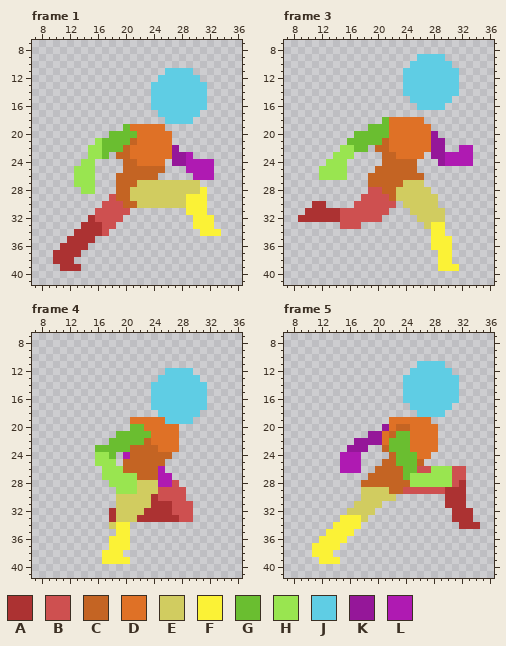
Two states of a pixel-art file, Assets/Art/Pixel Art Character Asset Packs 1-4 (final)/Asset Packs 1-4 (final)/Asset Pack-V1/Aseprite Files/Player/run cycle 48x48.aseprite. This is how it looked before the edit.
48x48 pixels, 8 frames. Shown: frame 1: x 7..36, y 7..41; frame 3: x 7..36, y 7..41; frame 4: x 7..36, y 7..41; frame 5: x 7..36, y 7..41. The commit also changed other frames, which this record leaves out.
Visible layers, top first: "Head", "Front Hand", "Torso", "Front Leg", "Back Hand", "Back Leg".
Palette (. is transparent): A #ac3232  B #ce5050  C #c46423  D #df7126  E #d1cc60  F #fbf236  G #6abe30  H #99e550  J #5fcde4  K #951799  L #af1ab2
Pixels before, frame 1, first column x 10:
11 ................JJJJ....
12 ...............JJJJJJ...
13 ..............JJJJJJJJ..
14 ..............JJJJJJJJ..
15 ..............JJJJJJJJ..
16 ..............JJJJJJJJ..
17 ...............JJJJJJ...
18 ................JJJJ....
19 ..........GDDDDD........
20 ........GGGGDDDDD.......
21 ......HGGGGCDDDDD.......
22 .....HHGGGCDDDDDDK......
23 .....HHG.CCDDDDDDKKL....
24 ....HH....CCDDDD.KKLLLL.
25 ...HHH....CCCCCC...LLLL.
26 ...HHH...CCCCCC.....LLL.
27 ...HHH...CCCEEEEEEEEE...
28 ....HH...CCEEEEEEEEEEF..
29 ........BCCEEEEEEEEFFF..
30 .......BBBCCEEEEEEEFFF..
31 ......BBBBB........FFF..
32 .....ABBBB..........FFF.
33 ....AAABB...........FFF.
34 ...AAAAB.............FFF
35 ..AAAA..................
36 .AAAA...................
37 AAAA....................
38 AAA.....................
39 .AAA....................
Pixels before, frame 3, first column x 9:
 9 .................JJJJ....
10 ................JJJJJJ...
11 ...............JJJJJJJJ..
12 ...............JJJJJJJJ..
13 ...............JJJJJJJJ..
14 ...............JJJJJJJJ..
15 ................JJJJJJ...
16 .................JJJJ....
17 .........................
18 ............GDDDDD.......
19 ..........GGGDDDDDD......
20 ........GGGGGDDDDDDK.....
21 .......GGGGGCDDDDDDKK....
22 ......HHGG.CCDDDDDDKK..LL
23 .....HHH....CCDDDD.KKLLLL
24 ....HHH.....CCCCC...KLLLL
25 ...HHHH....CCCCCC........
26 ...HHHH...CCCCCCCC.......
27 ..........CCCCCEEE.......
28 ..........BBCCEEEEE......
29 .........BBBBCEEEEEE.....
30 ..AA....BBBBBB.EEEEE.....
31 .AAAAABBBBBBB...EEEEE....
32 AAAAAABBBBBB.....EEEE....
33 ......BBB.........EFF....
34 ...................FF....
35 ...................FFF...
36 ...................FFF...
37 ....................FF...
38 ....................FF...
39 ....................FFF..
Pixels before, frame 4, first column x 16:
12 ..........JJJJ..
13 .........JJJJJJ.
14 ........JJJJJJJJ
15 ........JJJJJJJJ
16 ........JJJJJJJJ
17 ........JJJJJJJJ
18 .........JJJJJJ.
19 .....DDDDDJJJJ..
20 .....GGDDDDD....
21 ...GGGGGDDDD....
22 ..GGGGGCDDDD....
23 GGGGGCCCCDDD....
24 HHG.LCCCCCC.....
25 HHH.CCCCCC......
26 .HHHCCCCCL......
27 .HHHHHCCCLL.....
28 ..HHHHEEELLB....
29 ...HHHEEEBBBB...
30 ...EEEEEABBBB...
31 ...EEEEEAAABBB..
32 ..AEEEEAAAABBB..
33 ..AEEEAAAAAABB..
34 ..EFF...........
35 ...FF...........
36 ..FFF...........
37 ..FFF...........
38 .FFF............
39 .FFFF...........
Pixels before, frame 5, first column x 11:
11 ...............JJJJ.....
12 ..............JJJJJJ....
13 .............JJJJJJJJ...
14 .............JJJJJJJJ...
15 .............JJJJJJJJ...
16 .............JJJJJJJJ...
17 ..............JJJJJJ....
18 ...............JJJJ.....
19 ...........DDDDDD.......
20 ..........KDCCDDDD......
21 ........KKDCGGDDDD......
22 ......KKKKDGGGDDDD......
23 .....KKK..CGGGDDDD......
24 ....LLL....CGGGDD.......
25 ....LLL...CCGGGC........
26 ....LLL..CCCCGGBBHHHBB..
27 ........CCCCCGHHHHHHBB..
28 .......CCCCCCCHHHHHHBA..
29 .......EEEECCBBBBBBAAA..
30 .......EEEEE.......AAA..
31 ......EEEE.........AAA..
32 .....EEEE...........AAA.
33 ....FFFE............AAA.
34 ...FFFF..............AAA
35 ..FFFF..................
36 .FFFF...................
37 FFFF....................
38 FFF.....................
39 .FFF....................
New version:
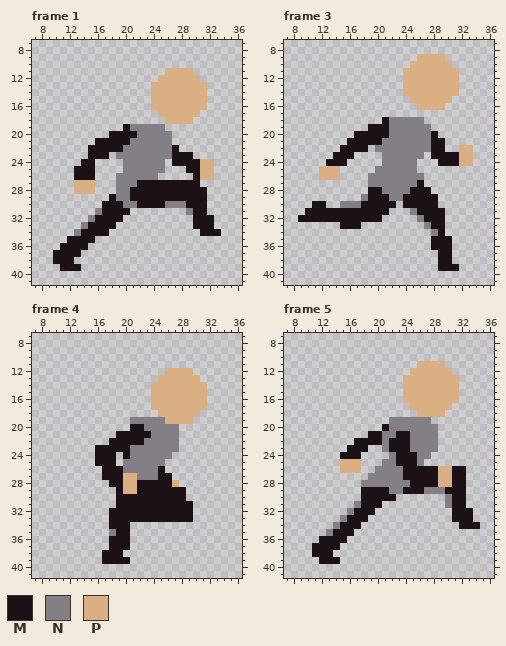
Colours new in this view: M #1c1117  N #847e87  P #d9af83
Difference:
Changed rows in their new state; - is an unchanged pixel.
Frame 1:
first column x 10:
11 ----------------PPPP----
12 ---------------PPPPPP---
13 --------------PPPPPPPP--
14 --------------PPPPPPPP--
15 --------------PPPPPPPP--
16 --------------PPPPPPPP--
17 ---------------PPPPPP---
18 ----------------PPPP----
19 ----------MNNNNN--------
20 --------MMMMNNNNN-------
21 ------MMMMMNNNNNN-------
22 -----MMMMMNNNNNNNM------
23 -----MMM-NNNNNNNNMMM----
24 ----MM----NNNNNN-MMMMPP-
25 ---MMM----NNNNNN---MMPP-
26 ---MMM---NNNNNN-----MPP-
27 ---PPP---NNNMMMMMMMMM---
28 ---PPP---NNMMMMMMMMMMM--
29 --------MNNMMMMMMMMMMM--
30 -------MMMNNMMMMNNNMMM--
31 ------NMMMM--------NMM--
32 -----NMMMM----------MMM-
33 ----NMMMM-----------MMM-
34 ---NMMMM-------------MMM
35 --MMMM------------------
36 -MMMM-------------------
37 MMMM--------------------
38 MMM---------------------
39 -MMM--------------------
Frame 3:
first column x 9:
 9 -----------------PPPP----
10 ----------------PPPPPP---
11 ---------------PPPPPPPP--
12 ---------------PPPPPPPP--
13 ---------------PPPPPPPP--
14 ---------------PPPPPPPP--
15 ----------------PPPPPP---
16 -----------------PPPP----
18 ------------MNNNNN-------
19 ----------MMMNNNNNN------
20 --------MMMMMNNNNNNM-----
21 -------MMMMMNNNNNNNMM----
22 ------MMMM-NNNNNNNNMM--PP
23 -----MMM----NNNNNN-MMMMPP
24 ----MMM-----NNNNN---MMMPP
25 ---PPP.----NNNNNN--------
26 ---PPP.---NNNNNNNN-------
27 ----------NNNNNNNM-------
28 ----------MMNNNNMMM------
29 ---------NMMMNNMMMMM-----
30 --MM--NNNMMMMM-MMMMM-----
31 -MMMMMMMMMMMM---NMMMM----
32 MMMMMMMMMMMM-----NMMM----
33 ------MMM---------NMM----
34 -------------------NM----
35 -------------------MMM---
36 -------------------MMM---
37 --------------------MM---
38 --------------------MM---
39 --------------------MMM--
Frame 4:
first column x 16:
12 ----------PPPP--
13 ---------PPPPPP-
14 --------PPPPPPPP
15 --------PPPPPPPP
16 --------PPPPPPPP
17 --------PPPPPPPP
18 ---------PPPPPP-
19 -----NNNNNPPPP--
20 -----MMNNNNN----
21 ---MMMMMNNNN----
22 --MMMMMNNNNN----
23 MMMMMNNNNNNN----
24 MMM-MNNNNNN-----
25 MMM-NNNNNN------
26 -MMMNNNNNM------
27 -MMMPPNNNMM-----
28 --MMPPMMMMMP----
29 ---MPPMMMMMMM---
30 ---MMMMMMMMMM---
31 ---MMMMMMMMMMM--
32 --MMMMMMMMMMMM--
33 --MMMMMMMMMMMM--
34 --MMM-----------
35 --NMM-----------
36 --MMM-----------
37 --MMM-----------
38 -MMM------------
39 -MMMM-----------
Frame 5:
first column x 11:
11 ---------------PPPP-----
12 --------------PPPPPP----
13 -------------PPPPPPPP---
14 -------------PPPPPPPP---
15 -------------PPPPPPPP---
16 -------------PPPPPPPP---
17 --------------PPPPPP----
18 ---------------PPPP-----
19 -----------NNNNNN-------
20 ----------MNNNNNNN------
21 --------MMNNMMNNNN------
22 ------MMMMNMMMNNNN------
23 -----MMM--NMMMNNNN------
24 ----MMM----NMMMNN-------
25 ----PPP---NNMMMN--------
26 ----PPP--NNNNMMMMMPPMM--
27 --------NNNNNMMMMMPPMM--
28 -------NNNNNNNMMMMPPMM--
29 -------MMMMNNMMMNNNMMM--
30 -------MMMMM-------NMM--
31 ------NMMM---------NMM--
32 -----NMMM-----------MMM-
33 ----NMMM------------MMM-
34 ---NMMM--------------MMM
35 --NMMM------------------
36 -MMMM-------------------
37 MMMM--------------------
38 MMM---------------------
39 -MMM--------------------
Changed places in both pictures, as pixel boxes (x1, y1, x2, y2):
changed: (53, 68, 221, 271)
changed: (298, 54, 473, 271)
changed: (95, 368, 207, 564)
changed: (312, 361, 480, 564)
